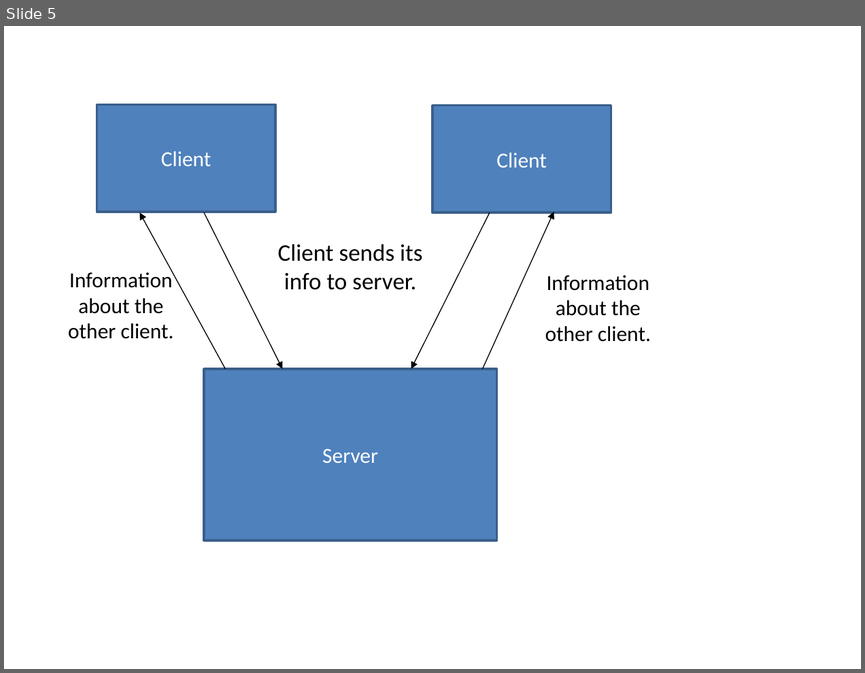
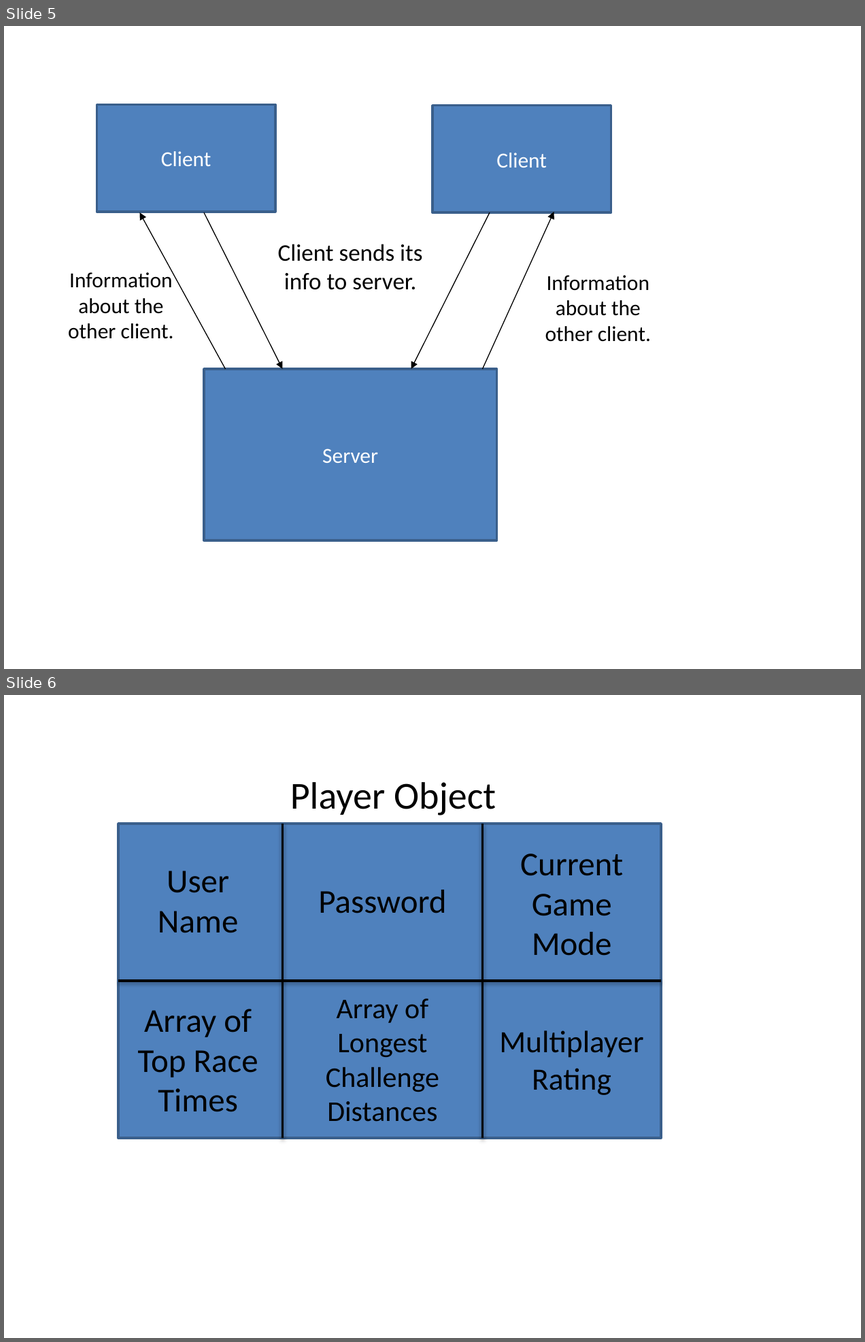
Before and after one commit to njchristian/Multiplayer-Game, a slide deck: Design Doc Figures.pptx. Shown one above the other, each under a label of ours: slide 5 before the commit, slides 5 and 6 after it. The pictures are 865x673 and 865x1342 pixels, drawn with LibreOffice and Linux fonts; fonts in the diff are those of the drawing. Boxes give left, top, right and bottom in pixels: in the first picture for what was removed or moved away, otherwise in the second. Text is boxed around its words. In the diff, an @@ line names an element or a change of style, - is before the commit and + after.

```diff
--- a/Design Doc Figures.pptx
+++ b/Design Doc Figures.pptx
@@ slide 6 added at (x1=4, y1=695, x2=861, y2=1338), background #FFFFFF @@
@@ text added at (x1=290, y1=782, x2=496, y2=815), 32 pt, text #000000 @@
+Player Object
@@ rectangle added at (x1=118, y1=824, x2=660, y2=1138), fill #4F81BD, outline #3A5F8C 2 pt @@
@@ line added from (283, 824) to (283, 1138), #000000 2 pt @@
@@ line added from (482, 824) to (482, 1138), #000000 2 pt @@
@@ text added at (x1=520, y1=853, x2=623, y2=955), 28 pt, text #000000 @@
+Current Game Mode
@@ text added at (x1=158, y1=870, x2=239, y2=933), 28 pt, text #000000 @@
+User Name
@@ text added at (x1=318, y1=889, x2=446, y2=913), 28 pt, text #000000 @@
+Password
@@ line added from (118, 981) to (661, 981), #000000 2 pt @@
@@ text added at (x1=326, y1=998, x2=439, y2=1121), 24 pt, text #000000 @@
+Array of Longest Challenge Distances
@@ text added at (x1=138, y1=1008, x2=258, y2=1112), 28 pt, text #000000 @@
+Array of Top Race Times
@@ text added at (x1=499, y1=1030, x2=643, y2=1095), 26 pt, text #000000 @@
+Multiplayer Rating
```
Also in this commit, not shown: 1 other file.
